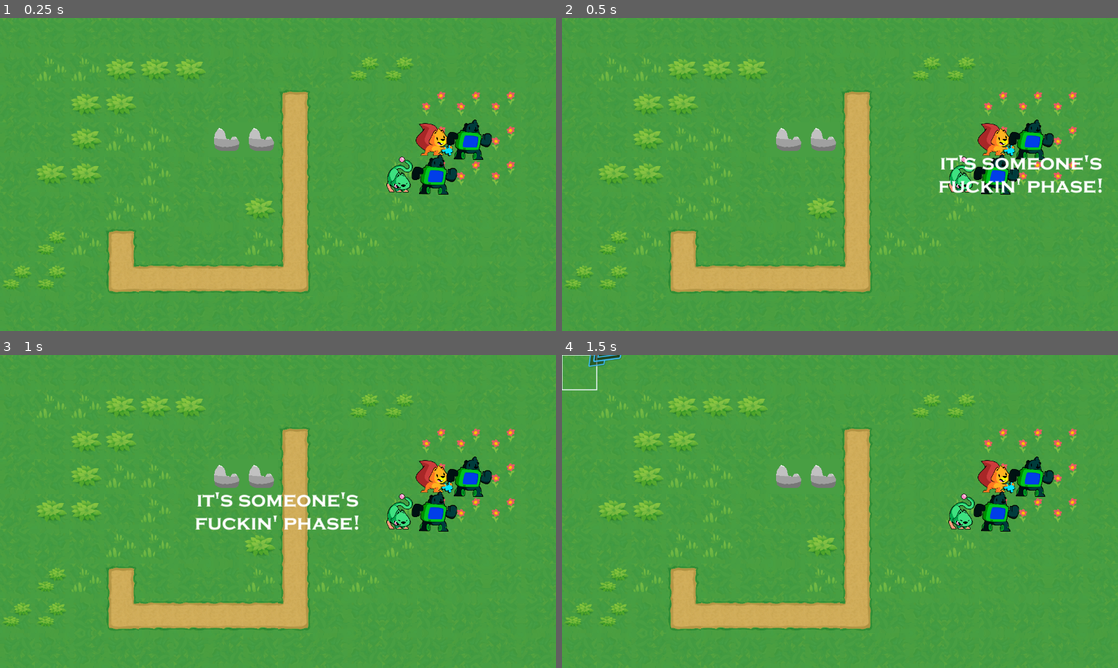
Above: before the commit, frames 1-4 (two rows, left to right).
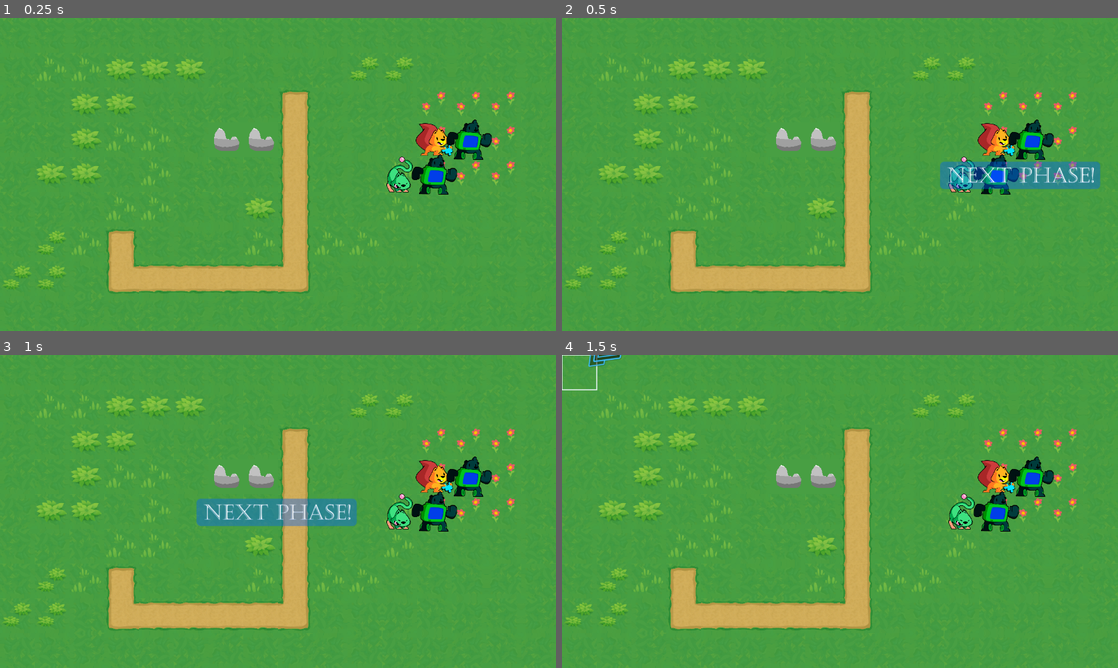
Above: after the commit, the same moments.

Repository: mojius/FarmStrategy
Game: Godot game, scene res://Main.tscn
Two runs of this game, one before a commit and one after it. Both use one fixed random seed, a clock stepped at 60 frames per second and the inputs below.
Inputs (mouse positions are in pixels of both pictures, inside the frame that each line leads up to):
- Up to frame 1 (0.25 s): no input
- Up to frame 2 (0.5 s): no input
- Up to frame 3 (1 s): tap Enter (ui_accept) at 0.5, 0.77 s; move the mouse to (400, 495) at 0.52 s; press the mouse at (400, 495) at 0.53 s; hold Right (ui_right) from 0.53 s (still down)
- Up to frame 4 (1.5 s): move the mouse to (728, 527) at 1.27 s; release Right (ui_right) at 1.28 s; release the mouse at (728, 527) at 1.28 s; hold Down (ui_down) from 1.28 s (still down); click (728, 527) at 1.35 s

Frame 1 is identical in both runs. In frame 2, 2.9% of the frame differs, in the area x 67-98%, y 43-56%; in frame 3, 3.0%, in the area x 35-65%, y 43-56%; in frame 4, nothing differs.

Commit message:
Added death flash animation. Broken.

Diff:
--- a/Combat/CombatObject.gd
+++ b/Combat/CombatObject.gd
@@ -53,12 +53,20 @@
 	if not was_setup: return
 
 	await volley(_attacker, _target)
+
 	if (_target.get_state() == "Dead"):
 		return
+
 	await volley(_target, _attacker)
+
+	if (_target.get_state() == "Dead"):
+		return
+
 
 	queue_free()
 	attack_finished.emit()
+
+
 
 # Currently this assumes an attack always hits. Fix this soon.
 func volley(attacker: Unit, target: Unit):
--- a/Juice/Phase.tscn
+++ b/Juice/Phase.tscn
@@ -1,10 +1,10 @@
 [gd_scene load_steps=3 format=3 uid="uid://c4jkuj7chye4t"]
 
 [ext_resource type="Script" path="res://Juice/Phase.gd" id="1_ww368"]
-[ext_resource type="Texture2D" uid="uid://b3op8r37qu0cu" path="res://Juice/Phase.png" id="1_yb7iq"]
+[ext_resource type="Texture2D" uid="uid://b174uvpjs5u35" path="res://Juice/Phase_2.png" id="2_yggmp"]
 
 [node name="Phase" type="Node2D"]
 script = ExtResource("1_ww368")
 
 [node name="Sprite2D" type="Sprite2D" parent="."]
-texture = ExtResource("1_yb7iq")
+texture = ExtResource("2_yggmp")
--- a/Units/Unit.tscn
+++ b/Units/Unit.tscn
@@ -26,6 +26,34 @@
 "transitions": PackedFloat32Array(1),
 "update": 0,
 "values": [Color(1, 1, 1, 1)]
+}
+
+[sub_resource type="Animation" id="Animation_c3nts"]
+resource_name = "death"
+length = 2.0
+tracks/0/type = "value"
+tracks/0/imported = false
+tracks/0/enabled = true
+tracks/0/path = NodePath("PathFollow2D/Sprite:modulate")
+tracks/0/interp = 1
+tracks/0/loop_wrap = true
+tracks/0/keys = {
+"times": PackedFloat32Array(0, 1.5),
+"transitions": PackedFloat32Array(1, 1),
+"update": 0,
+"values": [Color(4, 4, 4, 1), Color(0, 0, 0, 0)]
+}
+tracks/1/type = "value"
+tracks/1/imported = false
+tracks/1/enabled = true
+tracks/1/path = NodePath("PathFollow2D/Shadow:modulate")
+tracks/1/interp = 1
+tracks/1/loop_wrap = true
+tracks/1/keys = {
+"times": PackedFloat32Array(0.1, 1.5),
+"transitions": PackedFloat32Array(1, 1),
+"update": 0,
+"values": [Color(0.227451, 0.227451, 0.227451, 0.384314), Color(0.227451, 0.227451, 0.227451, 0)]
 }
 
 [sub_resource type="Animation" id="Animation_haipm"]
@@ -76,34 +104,6 @@
 "values": [Color(1, 1, 1, 1), Color(1.5, 1.5, 1.5, 1)]
 }
 
-[sub_resource type="Animation" id="Animation_c3nts"]
-resource_name = "death"
-length = 2.0
-tracks/0/type = "value"
-tracks/0/imported = false
-tracks/0/enabled = true
-tracks/0/path = NodePath("PathFollow2D/Sprite:modulate")
-tracks/0/interp = 1
-tracks/0/loop_wrap = true
-tracks/0/keys = {
-"times": PackedFloat32Array(0, 1.5),
-"transitions": PackedFloat32Array(1, 1),
-"update": 0,
-"values": [Color(4, 4, 4, 1), Color(0, 0, 0, 0)]
-}
-tracks/1/type = "value"
-tracks/1/imported = false
-tracks/1/enabled = true
-tracks/1/path = NodePath("PathFollow2D/Shadow:modulate")
-tracks/1/interp = 1
-tracks/1/loop_wrap = true
-tracks/1/keys = {
-"times": PackedFloat32Array(0.1, 1.5),
-"transitions": PackedFloat32Array(1, 1),
-"update": 0,
-"values": [Color(0.227451, 0.227451, 0.227451, 0.384314), Color(0.227451, 0.227451, 0.227451, 0)]
-}
-
 [sub_resource type="AnimationLibrary" id="AnimationLibrary_pwn11"]
 _data = {
 "RESET": SubResource("Animation_6yoks"),
